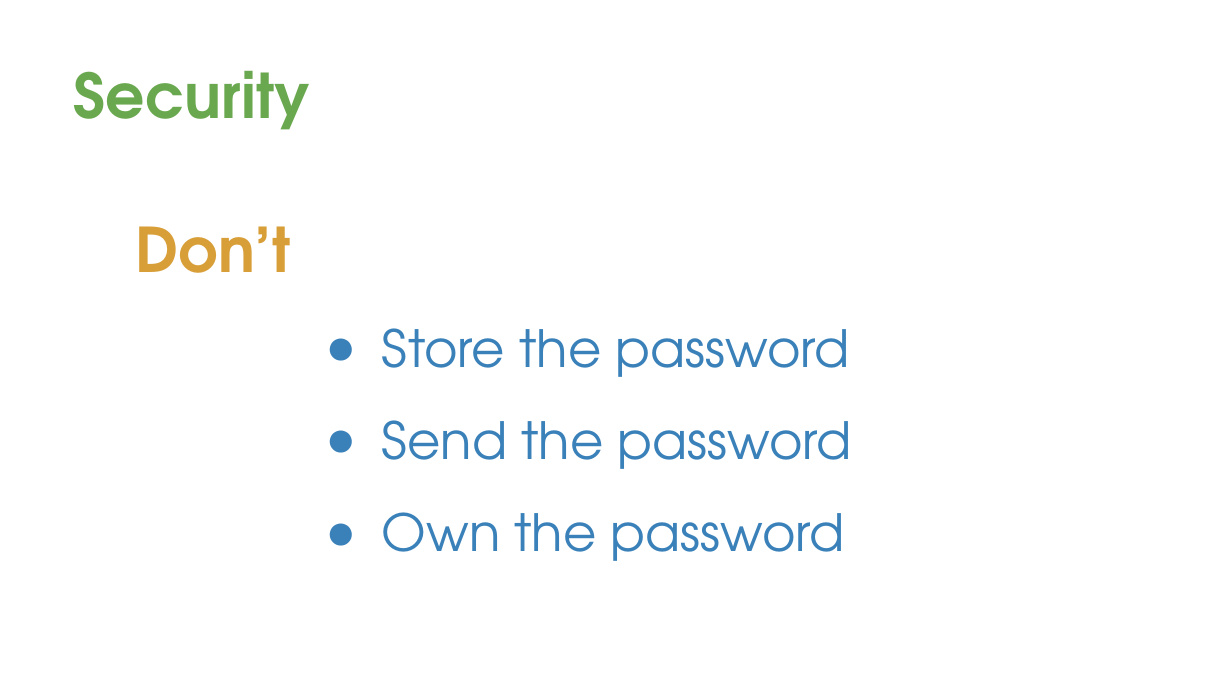
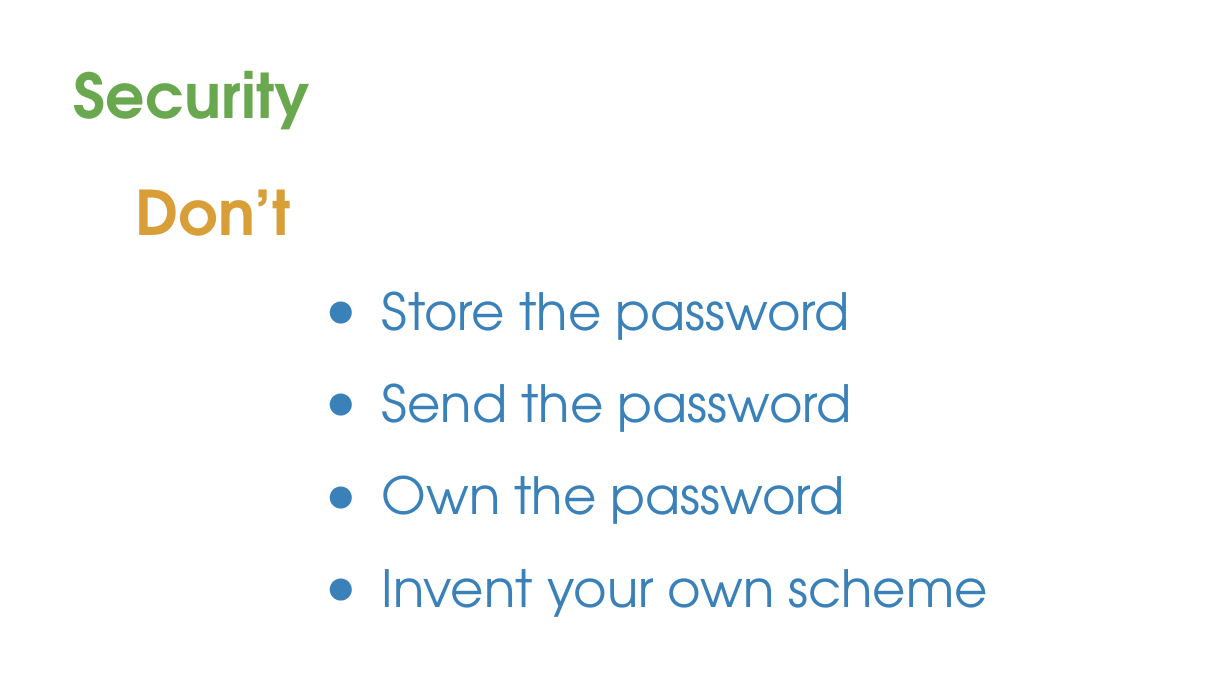
Before and after one commit to davetrux/gdgmidevfest-2017, a slide deck: slide 6 of MobileAuthWebWorld.pptx (slide 5 before the commit). Drawn at 1232x693 pixels with LibreOffice and Linux fonts; fonts in the diff are those of the drawing; background and template pictures are left out. Boxes give left, top, right and bottom in pixels: in the first picture for what was removed or moved away, otherwise in the second. Text is boxed around its words. In the diff, an @@ line names an element or a change of style, - is before the commit and + after.

```diff
--- a/MobileAuthWebWorld.pptx
+++ b/MobileAuthWebWorld.pptx
@@ text at box(136, 189, 291, 236): line spacing 1.5 to 1 @@
@@ text at box(382, 569, 988, 617): paragraph added @@
+● Invent your own scheme
```
Also in this commit, not shown: 11 other slides changed, 5 slides added, 1 slide removed.
